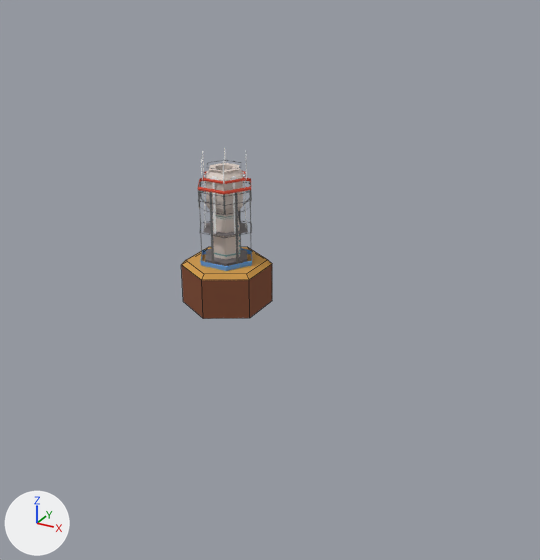
What one commit did to the Blender file 模型/Building/CenterTower/centerTower.blend.
Both versions are drawn from a 50 mm camera at (81.9, -129.2, 61.6) aimed at (6.5, 7.9, -7.0). The lights are fixed; the arrows at lower left show +X, +Y and +Z. Mesh edges are drawn as thin lines on the coarser meshes.

Names of what the first picture shows: 'CenterTower', 'Desert'.
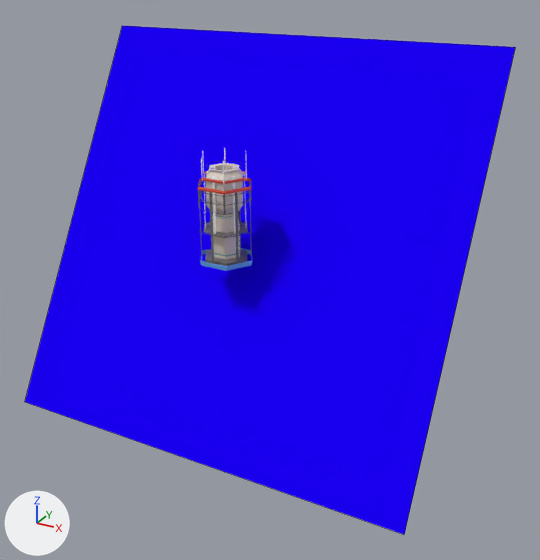
Pixel boxes (x1, y1, x2, y2) of what changed, in the pictures (540 x 560 px):
'平面', added (blue): after (25, 26, 515, 534)
'Desert', hidden: before (181, 247, 272, 319)

Patch to the scene script:
```diff
--- a/模型/Building/CenterTower/centerTower.blend.py
+++ b/模型/Building/CenterTower/centerTower.blend.py
@@ mat_材质 @@
+mat_材质 = principled_material('材质')
+mat_材质.base_color = (0.0119, 0.0, 1.0)  # blue #1c00ff
+mat_材质.roughness = 0.0
+mat_材质.specular_ior_level = 0.0
@@ me_平面 @@
+me_平面.from_pydata([(-50.0, -50.0, 0.0), (50.0, -50.0, 0.0), (-50.0, 50.0, 0.0), (50.0, 50.0, 0.0)], [], [(0, 1, 3, 2)])
+me_平面.materials.append(mat_材质)  # blue #1c00ff
@@ ob_desert @@
 ob_desert.scale = (0.01, 0.01, 0.01)
+ob_desert.hide_render = True
@@ ob_平面 @@
+ob_平面 = bpy.data.objects.new('平面', me_平面)
+ob_平面.location = (-0.4, 7.9, 0.5)
+ob_平面.rotation_euler = (1.047, 0.000943, 0.0137)  # degrees (60, 0.1, 0.8)
```
